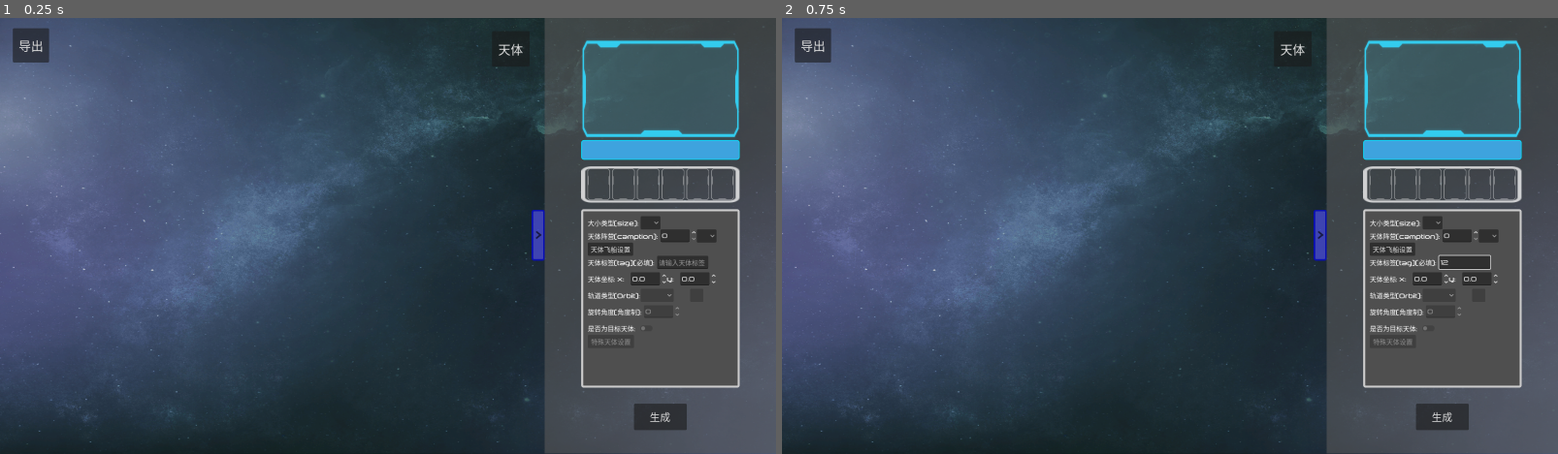
Above: before the commit, frames 1-2 (left to right).
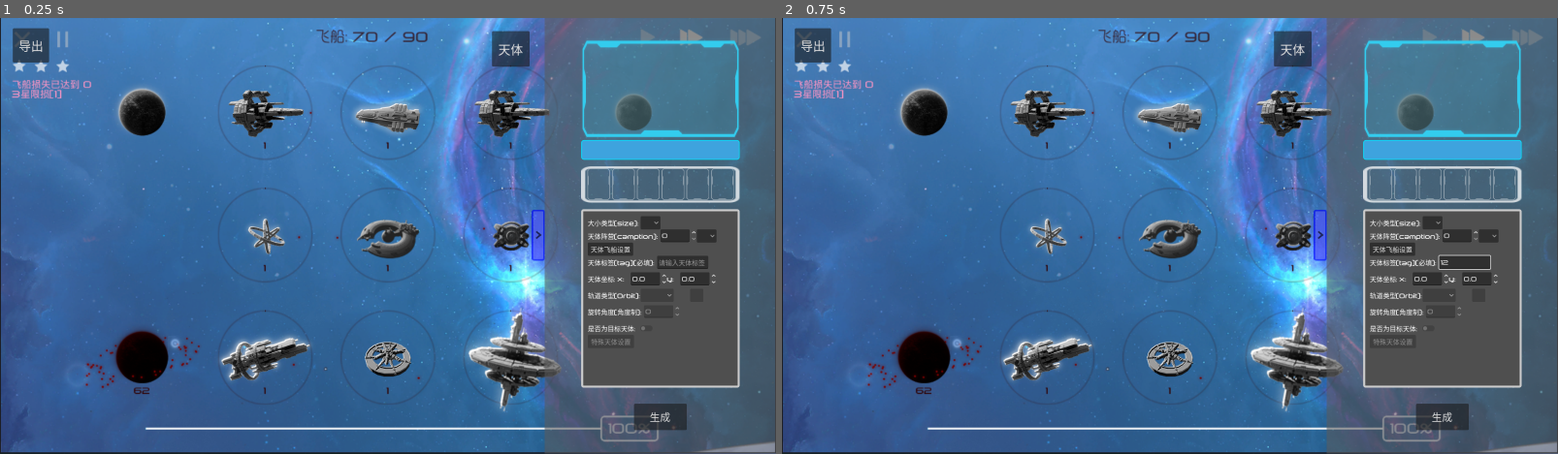
Above: after the commit, the same moments.

Repository: NewLightNL/Solarmax-Editor
Game: Godot game, scene res://MapEditors/MapEditor1.tscn
The game is run twice, just before and just after one commit, with the same random seed, the same clock (stepped at 60 frames per second) and the same inputs.
Inputs (mouse positions are in pixels of both pictures, inside the frame that each line leads up to):
- Up to frame 1 (0.25 s): no input
- Up to frame 2 (0.75 s): click (1464, 262) at 0.52 s; type "12" at 0.6 s

The runs differ from the first frame. In frame 1, 82% of the frame differs, in the area x 0-100%, y 0-100%; in frame 2, 82%.

Commit message:
增加导出功能，解决程序导出后图片显示问题

Diff:
--- a/Solarmax3 Editor3/GameInformation/stars_data.json
+++ b/Solarmax3 Editor3/GameInformation/stars_data.json
@@ -377,12 +377,12 @@
 				"star_name": "粒子炮",
 				"special_star_type": "null",
 				"scale_fix": [
-					1,
-					1
-				],
-				"offset_fix": [
-					0,
-					0
+					0.99,
+					0.99
+				],
+				"offset_fix": [
+					0.1,
+					-3.2
 				],
 				"rotation_fix_degree": 0
 			}
--- a/Solarmax3 Editor3/MapEditors/MapEditor1.tscn
+++ b/Solarmax3 Editor3/MapEditors/MapEditor1.tscn
@@ -14,7 +14,10 @@
 [ext_resource type="Texture2D" uid="uid://cqa2ncy2pb2xt" path="res://Textures/StarTexture/Attackship.png" id="14_ax0xe"]
 [ext_resource type="Texture2D" uid="uid://cvvla8pd7jw7q" path="res://Textures/StarTexture/Captureship.png" id="15_3dly0"]
 [ext_resource type="Texture2D" uid="uid://b141tqmdctiya" path="res://Templates/Template7.png" id="15_jc7ik"]
+[ext_resource type="Texture2D" uid="uid://bnccc4llql326" path="res://Textures/StarTexture/AntiSpeedship.png" id="16_20p2e"]
 [ext_resource type="Texture2D" uid="uid://hxdip42sl23r" path="res://Templates/Template8.png" id="16_xi8j7"]
+[ext_resource type="Texture2D" uid="uid://b25swkj2qo5re" path="res://Textures/StarTexture/hiddenstar.png" id="17_jc7ik"]
+[ext_resource type="Texture2D" uid="uid://ds322bs86iur7" path="res://Textures/StarTexture/Lifeship.png" id="18_o276r"]
 
 [node name="Main1" type="Node"]
 script = ExtResource("1_j6763")
@@ -111,8 +114,16 @@
 [node name="MapNodeStarListVBoxContainer" type="VBoxContainer" parent="UI/MapNodeStarListWindow/Control/ScrollContainer"]
 layout_mode = 2
 
+[node name="SaveWindow" type="FileDialog" parent="UI"]
+title = "保存地图文件"
+position = Vector2i(75, 100)
+ok_button_text = "保存"
+dialog_hide_on_ok = true
+cancel_button_text = "取消"
+access = 2
+filters = PackedStringArray("*.xml")
+
 [node name="Templates" type="Node2D" parent="."]
-visible = false
 
 [node name="Template3" type="Node2D" parent="Templates"]
 visible = false
@@ -213,51 +224,47 @@
 [node name="StarSizeMeasure" type="Node" parent="Measures"]
 
 [node name="Sprite2D" type="Sprite2D" parent="Measures/StarSizeMeasure"]
-visible = false
 position = Vector2(641.8, 231.8)
 rotation = 0.197222
 texture = ExtResource("13_ax0xe")
 offset = Vector2(0.5, 3)
 
 [node name="Sprite2D2" type="Sprite2D" parent="Measures/StarSizeMeasure"]
-visible = false
 position = Vector2(940, 231.8)
 texture = ExtResource("14_ax0xe")
 offset = Vector2(-1, 9.5)
 
 [node name="Sprite2D3" type="Sprite2D" parent="Measures/StarSizeMeasure"]
-visible = false
 position = Vector2(1238.2, 231.8)
 rotation = 0.197222
 texture = ExtResource("13_ax0xe")
 offset = Vector2(0.5, 3)
 
 [node name="Sprite2D4" type="Sprite2D" parent="Measures/StarSizeMeasure"]
-visible = false
 position = Vector2(641.8, 530)
 texture = ExtResource("15_3dly0")
 offset = Vector2(0.5, -3)
 
 [node name="Sprite2D5" type="Sprite2D" parent="Measures/StarSizeMeasure"]
-visible = false
 position = Vector2(940, 530)
 
 [node name="Sprite2D6" type="Sprite2D" parent="Measures/StarSizeMeasure"]
-visible = false
 position = Vector2(1238.2, 530)
 
 [node name="Sprite2D7" type="Sprite2D" parent="Measures/StarSizeMeasure"]
-visible = false
 position = Vector2(641.8, 828.2)
+scale = Vector2(0.99, 0.99)
+texture = ExtResource("16_20p2e")
+offset = Vector2(0.1, -3.2)
 
 [node name="Sprite2D8" type="Sprite2D" parent="Measures/StarSizeMeasure"]
-visible = false
 position = Vector2(940, 828.2)
+texture = ExtResource("17_jc7ik")
 
 [node name="Sprite2D9" type="Sprite2D" parent="Measures/StarSizeMeasure"]
-visible = false
 position = Vector2(1238.2, 828.2)
 scale = Vector2(2, 2)
+texture = ExtResource("18_o276r")
 
 [node name="ShipNumberLabelLoactionMeasures" type="Node" parent="Measures"]
 
@@ -430,47 +437,38 @@
 vertical_alignment = 1
 
 [node name="StarLocation" type="Marker2D" parent="Measures"]
-visible = false
 position = Vector2(641.8, 231.8)
 scale = Vector2(17, 17)
 
 [node name="StarLocation2" type="Marker2D" parent="Measures"]
-visible = false
 position = Vector2(940, 231.8)
 scale = Vector2(17, 17)
 
 [node name="StarLocation3" type="Marker2D" parent="Measures"]
-visible = false
 position = Vector2(1238.2, 231.8)
 scale = Vector2(17, 17)
 
 [node name="StarLocation4" type="Marker2D" parent="Measures"]
-visible = false
 position = Vector2(641.8, 530)
 scale = Vector2(17, 17)
 
 [node name="StarLocation5" type="Marker2D" parent="Measures"]
-visible = false
 position = Vector2(940, 530)
 scale = Vector2(17, 17)
 
 [node name="StarLocation6" type="Marker2D" parent="Measures"]
-visible = false
 position = Vector2(1238.2, 530)
 scale = Vector2(17, 17)
 
 [node name="StarLocation7" type="Marker2D" parent="Measures"]
-visible = false
 position = Vector2(641.8, 828.2)
 scale = Vector2(17, 17)
 
 [node name="StarLocation8" type="Marker2D" parent="Measures"]
-visible = false
 position = Vector2(940, 828.2)
 scale = Vector2(17, 17)
 
 [node name="StarLocation9" type="Marker2D" parent="Measures"]
-visible = false
 position = Vector2(1238.2, 828.2)
 scale = Vector2(17, 17)
 
@@ -489,3 +487,5 @@
 [connection signal="button_up" from="UI/ExportButton" to="." method="_on_export_button_button_up"]
 [connection signal="button_up" from="UI/ShowStarListButton" to="." method="_on_show_star_list_button_button_up"]
 [connection signal="close_requested" from="UI/MapNodeStarListWindow" to="." method="_on_map_node_star_list_window_close_requested"]
+[connection signal="close_requested" from="UI/SaveWindow" to="." method="_on_file_dialog_close_requested"]
+[connection signal="confirmed" from="UI/SaveWindow" to="." method="_on_save_window_confirmed"]
--- a/Solarmax3 Editor3/Script/ClassScript/Load.gd
+++ b/Solarmax3 Editor3/Script/ClassScript/Load.gd
@@ -44,11 +44,32 @@
 			var get_planets : Dictionary = init_star_pattern_dictionary(full_path) # 递归子文件夹
 			dictionary_result.merge(get_planets) # 添加星球
 		else:
-			if full_path.right(7) != ".import":# 不加载引擎内自己添加的.import文件
-				var star_texture = ResourceLoader.load(full_path)# 获得天体纹理
-				if star_texture != null : # ResourceLoader.load()方法访问失败会返回null
-					var star_texture_name = file_name.left(-4) # 获得天体贴图名称
-					dictionary_result[star_texture_name] = star_texture
+			if full_path.right(4) == ".png":# 当加载的是.png时
+				var star_texture_name = file_name.left(-4) # 获得天体贴图名称
+				if not dictionary_result.has(star_texture_name):
+					var star_texture = ResourceLoader.load(full_path)# 获得天体纹理
+					if star_texture != null : # ResourceLoader.load()方法访问失败会返回null
+						dictionary_result[star_texture_name] = star_texture
+					else:
+						push_error("天体贴图访问失败! 访问路径: %s" % full_path)
+				#else:
+					#print("字典中已含这个键%s" % star_texture_name)
+			elif full_path.right(7) == ".import":# 当加载的是.import时(导出后的文件名)
+				# 截断.import
+				full_path = full_path.left(-7)
+				file_name = file_name.left(-7)
+
+				var star_texture_name = file_name.left(-4) # 获得天体贴图名称
+				if not dictionary_result.has(star_texture_name):
+					var star_texture = ResourceLoader.load(full_path)# 获得天体纹理
+					if star_texture != null : # ResourceLoader.load()方法访问失败会返回null
+						dictionary_result[star_texture_name] = star_texture
+					else:
+						push_error("天体贴图访问失败! 访问路径: %s" % full_path)
+				#else:
+					#print("字典中已含这个键%s" % star_texture_name)
+			else:
+				push_error("有未知类型的文件进入图片文件夹! 文件路径: %s" % full_path)
 		file_name = directory.get_next()
 	directory.list_dir_end()# 结束访问文件夹的流
 
--- a/Solarmax3 Editor3/Script/ClassScript/Save.gd
+++ b/Solarmax3 Editor3/Script/ClassScript/Save.gd
@@ -1,13 +1,13 @@
 class_name Save
 
 
-const FILE_PATH = "user://saved_map_information.xml"
+#const FILE_PATH = "user://saved_map_information.xml"
 
 
-static func save_map_node_stars(map_node_stars_should_be_saved : Array[MapNodeStar]):
+static func save_map_node_stars(map_node_stars_should_be_saved : Array[MapNodeStar], file_path):
 	var star_info = _convert_map_node_stars_to_string(map_node_stars_should_be_saved)
 	#print(star_info)
-	var file = FileAccess.open(FILE_PATH, FileAccess.WRITE)
+	var file = FileAccess.open(file_path, FileAccess.WRITE)
 	file.store_string(star_info)
 	file.close()
 
--- a/Solarmax3 Editor3/Script/MapEditorsScripts/MapEditor1/MapEditor1.gd
+++ b/Solarmax3 Editor3/Script/MapEditorsScripts/MapEditor1/MapEditor1.gd
@@ -26,6 +26,8 @@
 	Mapeditor1ShareData.editor_data_updated.connect(_on_global_data_updated)
 	Mapeditor1ShareData.init_editor_data()
 
+
+	$UI/SaveWindow.set_ok_button_text("保存")
 	# 初始化变量
 	# 加载编辑器基本信息
 	#check_initalisation()
@@ -106,10 +108,7 @@
 
 
 func _on_export_button_button_up():
-	var stars_should_be_saved : Array[MapNodeStar]
-	for star in $Map/Stars.get_children():
-		stars_should_be_saved.append(star)
-	Save.save_map_node_stars(stars_should_be_saved)
+	$UI/SaveWindow.show()
 
 
 func _on_show_star_list_button_button_up():
@@ -149,3 +148,17 @@
 
 func _on_map_node_star_list_window_close_requested():
 	$UI/MapNodeStarListWindow.hide()
+
+
+func _on_file_dialog_close_requested():
+	$UI/MapNodeStarListWindow.hide()
+
+
+func _on_save_window_confirmed():
+	var saved_path : String = $UI/SaveWindow.current_path
+	print(saved_path)
+	if saved_path != "":
+		var stars_should_be_saved : Array[MapNodeStar]
+		for star in $Map/Stars.get_children():
+			stars_should_be_saved.append(star)
+		Save.save_map_node_stars(stars_should_be_saved, saved_path)
Not shown, changed: Solarmax3 Editor3/GameInformation/MapEditor1Information.txt
Not shown: 1 places in Solarmax3 Editor3/MapEditors/MapEditor1.tscn that only renumber resources
Not shown, added: Solarmax3 Editor3/export_presets.cfg
